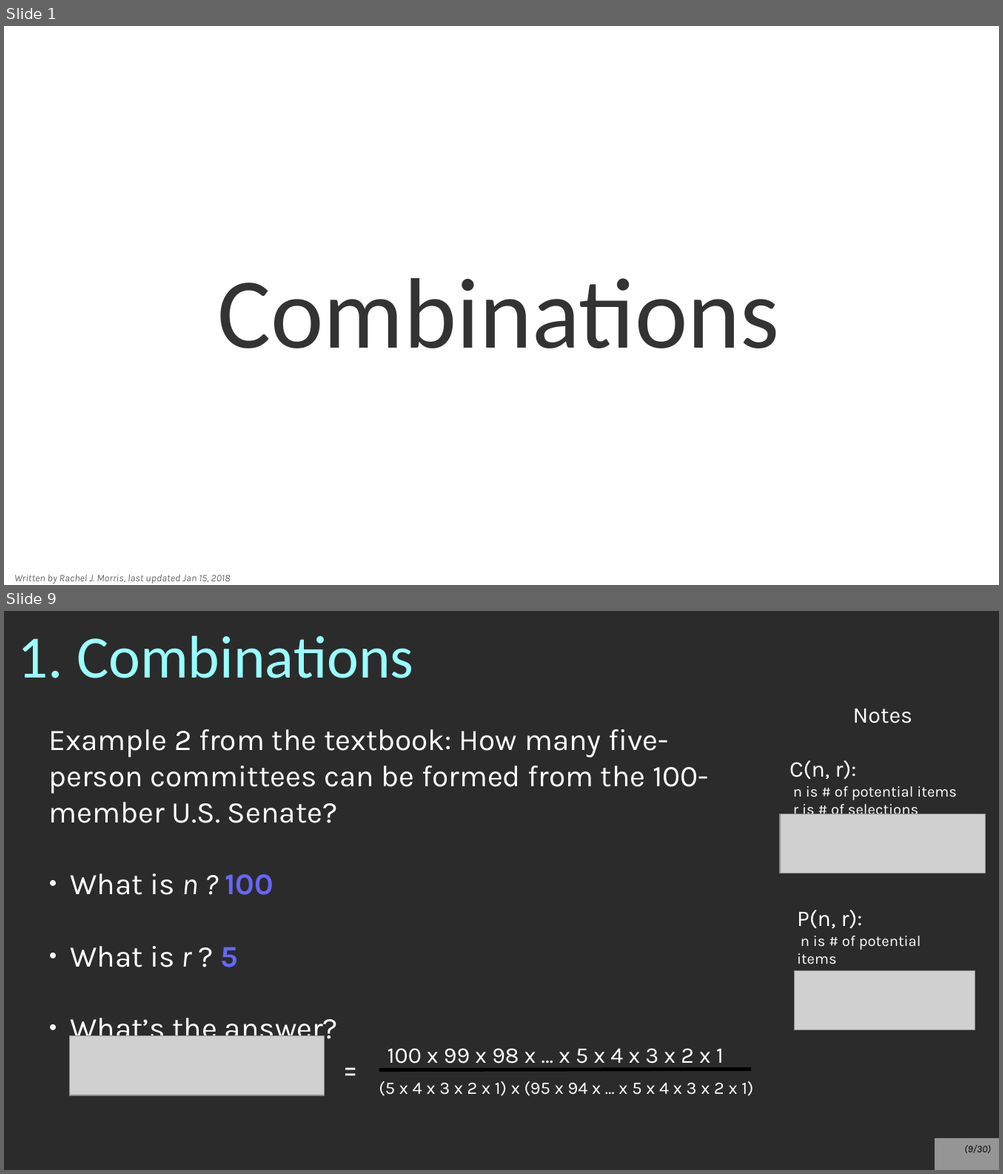
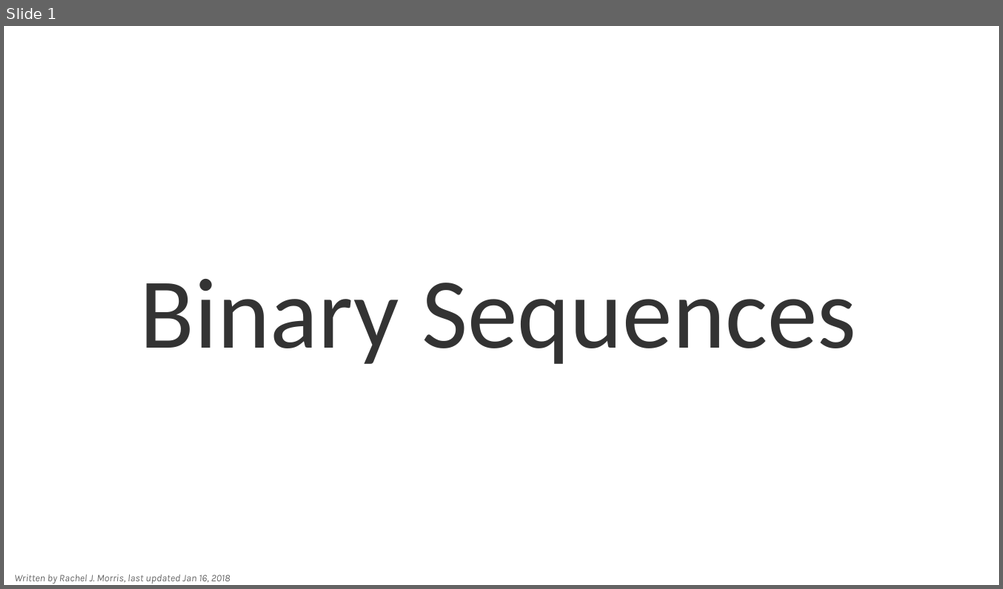
Before and after one commit to nguyenchithien/CS211-Discrete-Structures-II, a slide deck: Lectures/Lecture 5.4.odp. Shown one above the other, each under a label of ours: slides 1 and 9 before the commit, slide 1 after it; the slides between them are not shown. The pictures are 1003x1174 and 1003x589 pixels, drawn with LibreOffice and Linux fonts; fonts in the diff are those of the drawing; grey boxes stand for pictures; background and template pictures are left out; a plain dark background stands for a picture behind light text. Boxes give left, top, right and bottom in pixels: in the first picture for what was removed or moved away, otherwise in the second. Text is boxed around its words. In the diff, an @@ line names an element or a change of style, - is before the commit and + after.

```diff
--- a/Lectures/Lecture 5.4.odp
+++ b/Lectures/Lecture 5.4.odp
@@ slide 9 removed at <box>4,611,999,1170</box>, background picture (left out) @@
@@ title removed at <box>17,635,414,678</box> @@
-1. Combinations
@@ text removed at <box>789,709,956,819</box> @@
-Notes
-C(n, r):
-n is # of potential items
-r is # of selections
@@ text removed at <box>49,729,708,1047</box> @@
-Example 2 from the textbook: How many five-person committees can be formed from the 100-member U.S. Senate?
-● What is n ? 100
-● What is r ? 5
-● What’s the answer?
@@ picture removed at <box>780,814,986,874</box> @@
@@ text removed at <box>797,910,925,971</box> @@
-P(n, r):
-n is # of potential items
-r is # of selections
@@ picture removed at <box>794,971,975,1031</box> @@
@@ picture removed at <box>70,1036,324,1096</box> @@
@@ text removed at <box>326,1045,375,1095</box> @@
-=
@@ text removed at <box>387,1048,723,1069</box> @@
-100 x 99 x 98 x … x 5 x 4 x 3 x 2 x 1
@@ line removed from (379, 1071) to (751, 1070) @@
@@ text removed at <box>378,1082,753,1096</box> @@
-(5 x 4 x 3 x 2 x 1) x (95 x 94 x … x 5 x 4 x 3 x 2 x 1)
@@ page number removed at <box>934,1139,999,1170</box> @@
-(9/30)
@@ slide 1 changed as well @@
@@ title at <box>140,279,856,364</box>: text changed @@
-Combinations
+Binary Sequences
@@ text at <box>14,575,230,584</box>: text changed @@
-Written by Rachel J. Morris, last updated Jan 15, 2018
+Written by Rachel J. Morris, last updated Jan 16, 2018
```
Also in this commit, not shown: 2 other slides changed, 25 slides added, 26 other slides removed, 1 other file.
